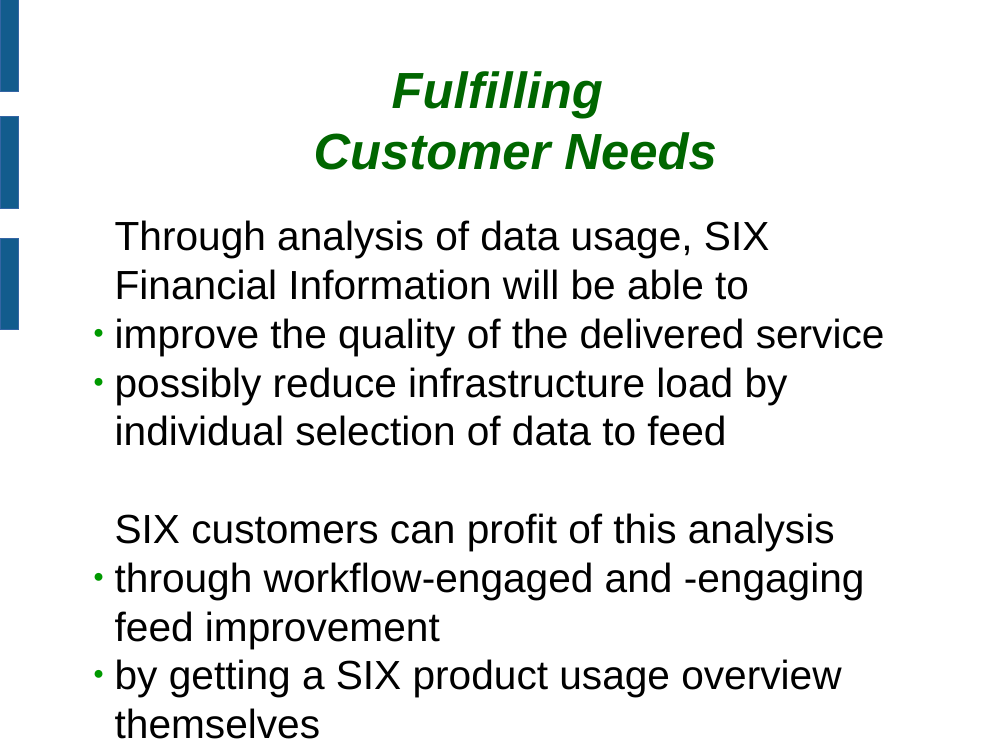
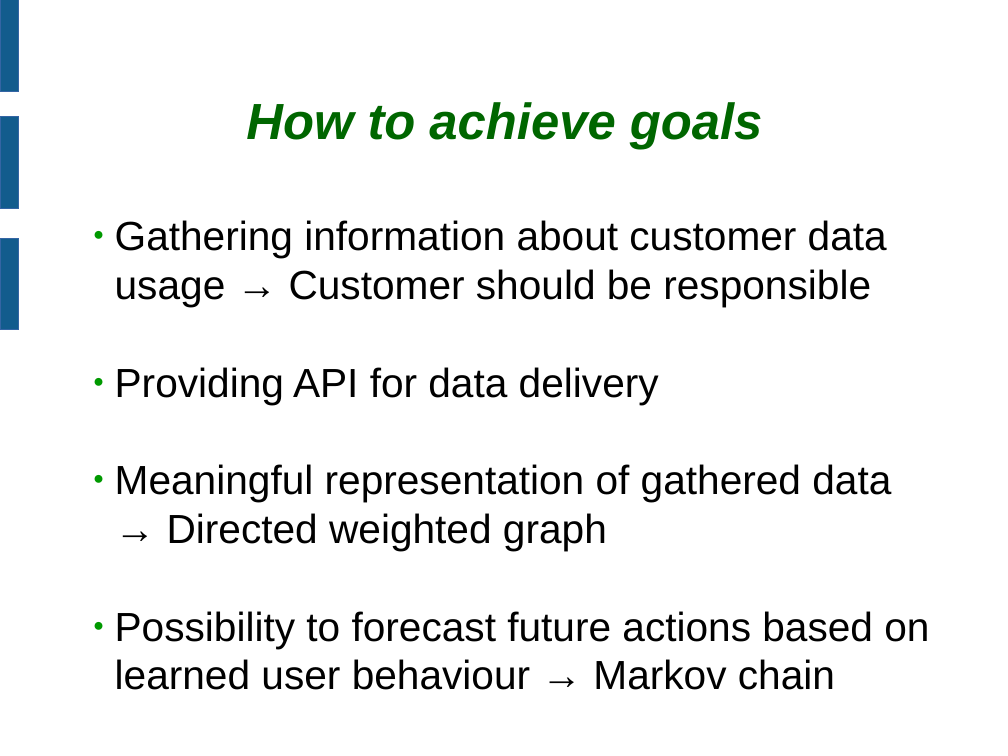
Before and after one commit to flosama/dataenlightenment, a slide deck: slide 3 of doc/presi.odp. Drawn at 1008x756 pixels with LibreOffice and Linux fonts; fonts in the diff are those of the drawing; background and template pictures are left out. Boxes give left, top, right and bottom in pixels: in the first picture for what was removed or moved away, otherwise in the second. Text is boxed around its words. In the diff, an @@ line names an element or a change of style, - is before the commit and + after.

```diff
--- a/doc/presi.odp
+++ b/doc/presi.odp
@@ title at [246, 102, 763, 149]: text changed @@
-Fulfilling
-Customer Needs
+How to achieve goals
@@ text at [115, 220, 929, 690]: text changed @@
-Through analysis of data usage, SIX
-Financial Information will be able to
-● improve the quality of the delivered service
-● possibly reduce infrastructure load by
-  individual selection of data to feed
-SIX customers can profit of this analysis
-● through workflow-engaged and -engaging feed improvement
-● by getting a SIX product usage overview themselves
+● Gathering information about customer data usage → Customer should be responsible
+● Providing API for data delivery
+● Meaningful representation of gathered data
+  → Directed weighted graph
+● Possibility to forecast future actions based on learned user behaviour → Markov chain
```
Also in this commit, not shown: 1 other slide changed, 1 other file.
